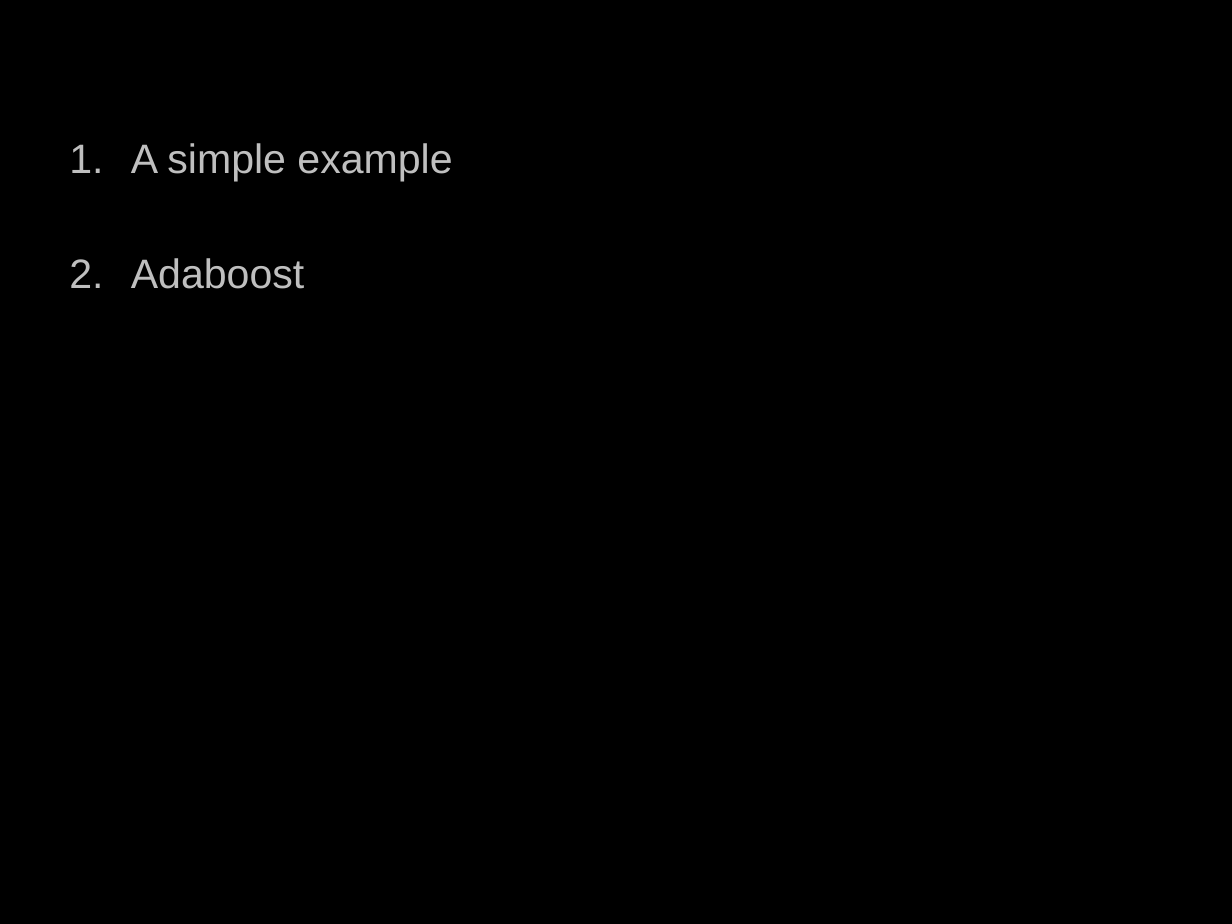
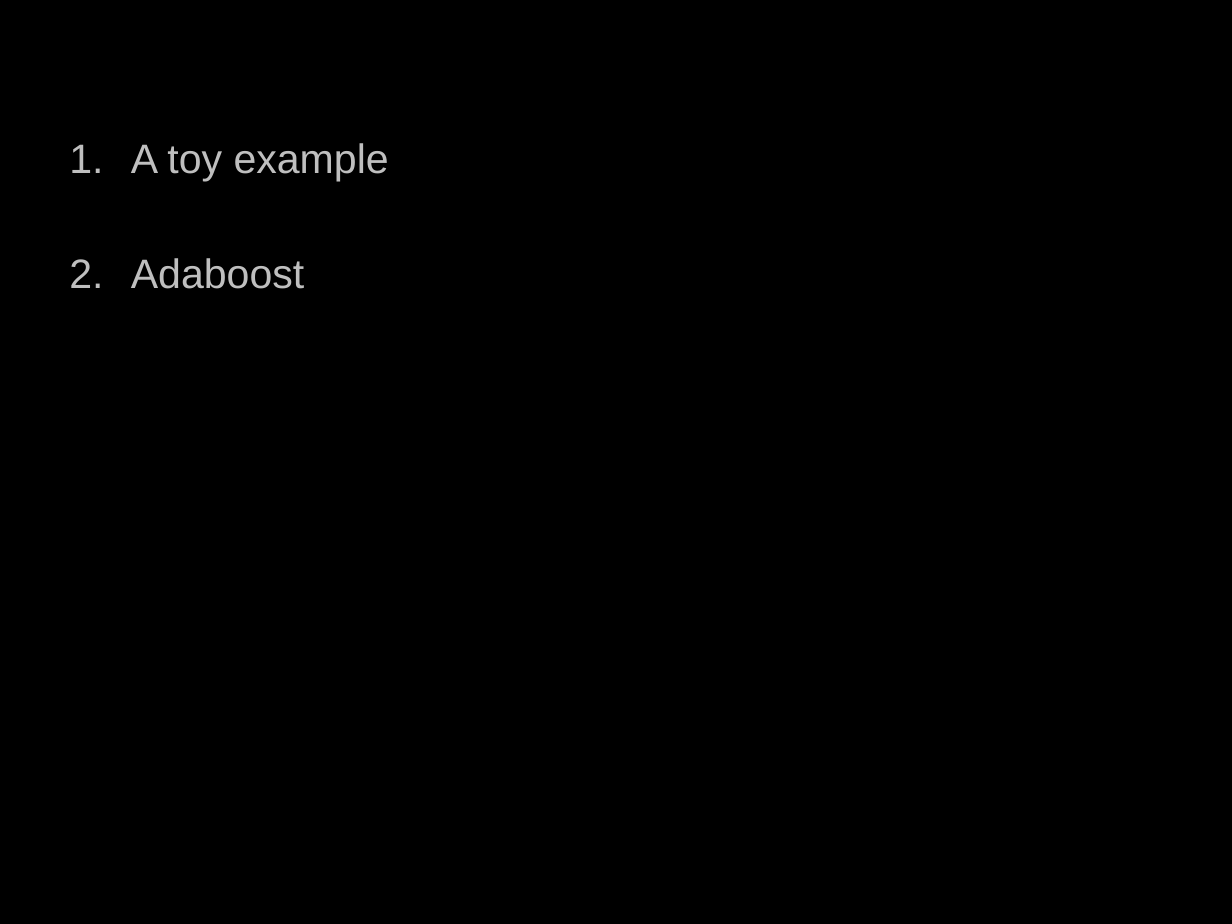
Before and after one commit to LiangLeon/AdaBoostExample, a slide deck: slide 23 of Presentation/20150728_Introduction_to_Adaboost_and_Vehicle_Detection.pptx. Drawn at 1232x924 pixels with LibreOffice and Linux fonts; fonts in the diff are those of the drawing; background and template pictures are left out. Boxes give left, top, right and bottom in pixels: in the first picture for what was removed or moved away, otherwise in the second. Text is boxed around its words. In the diff, an @@ line names an element or a change of style, - is before the commit and + after.

Commit message:
Update PPT 201507270706

```diff
--- a/Presentation/20150728_Introduction_to_Adaboost_and_Vehicle_Detection.pptx
+++ b/Presentation/20150728_Introduction_to_Adaboost_and_Vehicle_Detection.pptx
@@ text at (x1=131, y1=143, x2=389, y2=182): text changed @@
-1. A simple example
+1. A toy example
```
Also in this commit, not shown: 1 other slide changed, 1 slide added, 1 other file.
